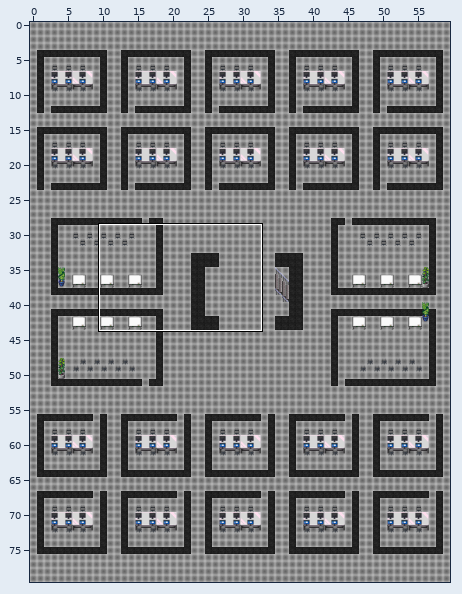
An edit to a level. Tiled map (JSON), maps/map2.json. Above, an overview of the earlier version with the close-up marked.
Close-up. Earlier state:
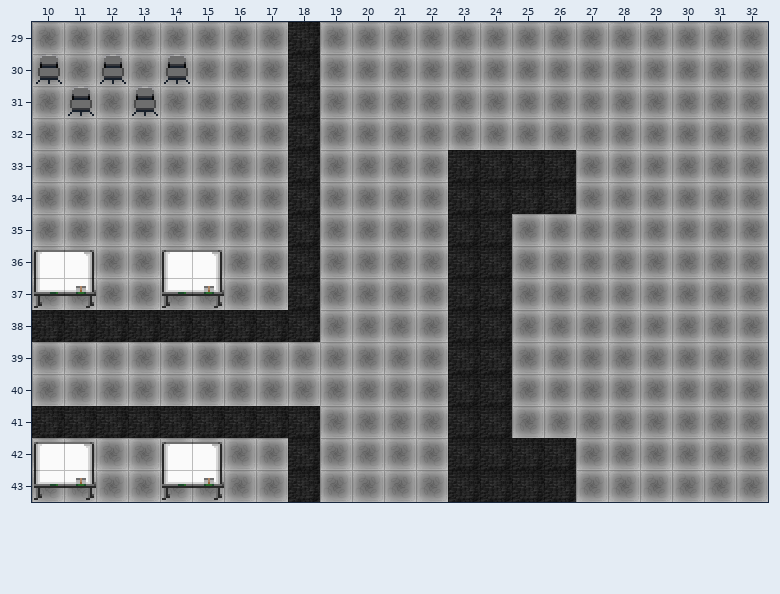
Cells are 32x32 px. Shown: x 10..32, y 29..43. The commit also changed other parts of the map, which this record leaves out.
After the commit:
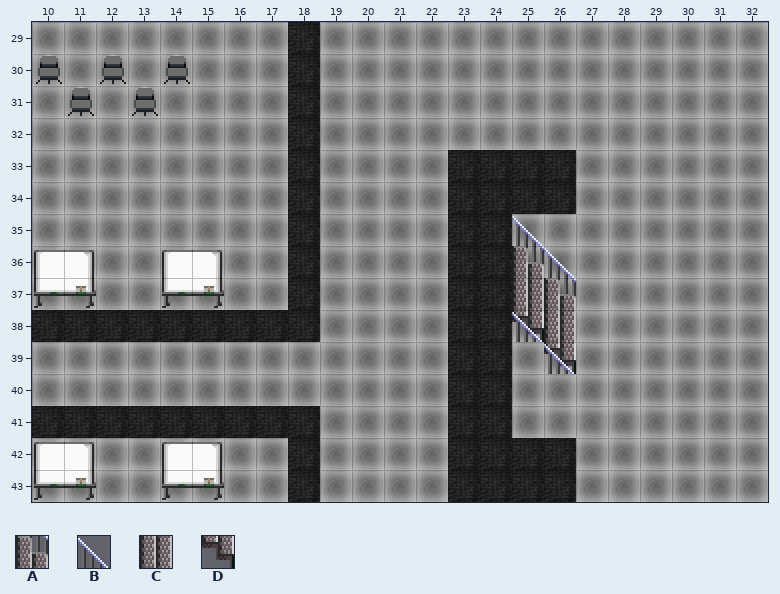
Key: from "office_1": A 53, B 54, C 86, D 101.
_ is an empty cell.
Difference:
Layer "escaliers":
Tile A is added in row 36 at x 25; in row 37 at x 26.
Tile B is added in row 35 at x 25; in row 36 at x 26.
Tile C is added in row 37 at x 25; in row 38 at x 26.
Tile D is added in row 38 at x 25; in row 39 at x 26.
Layer "over":
Tile B is added in row 38 at x 25; in row 39 at x 26.
Where, in picture pixels (left, top, right, bottom), the same in both close-ups:
added: (512, 216, 576, 374)
